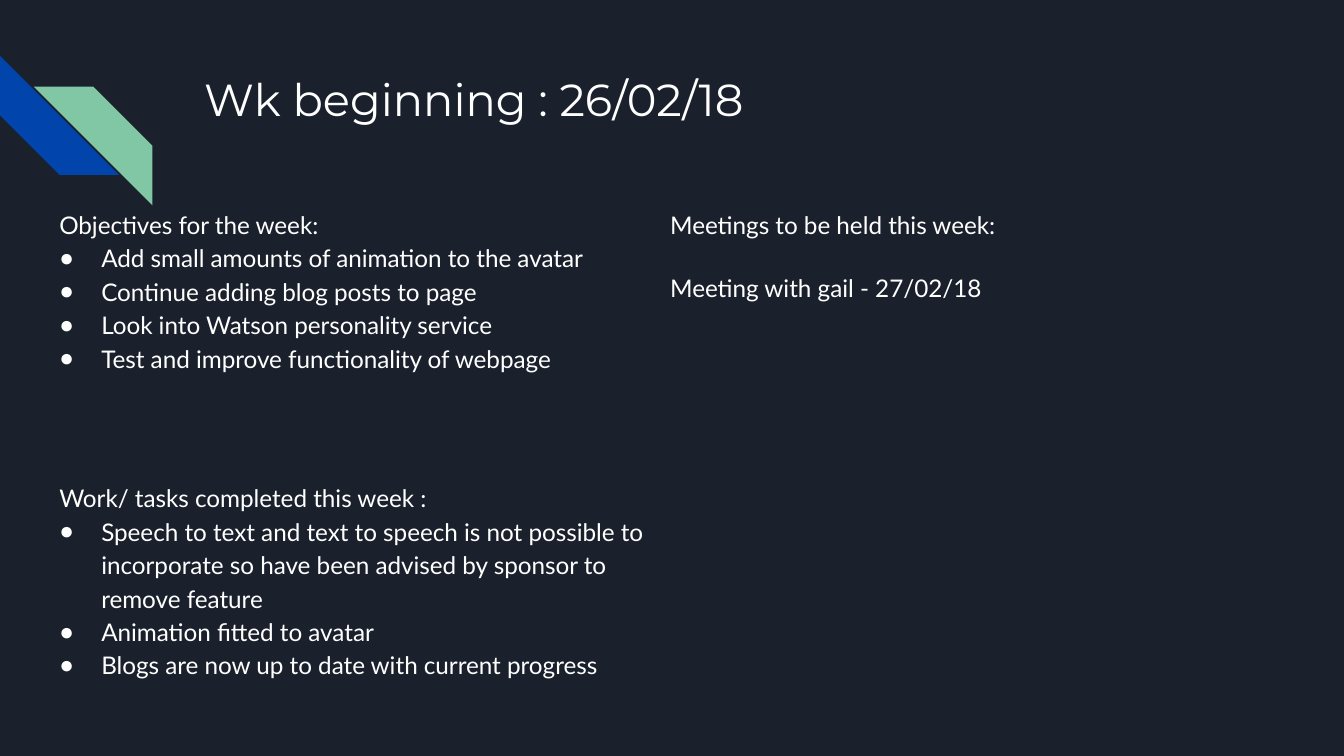
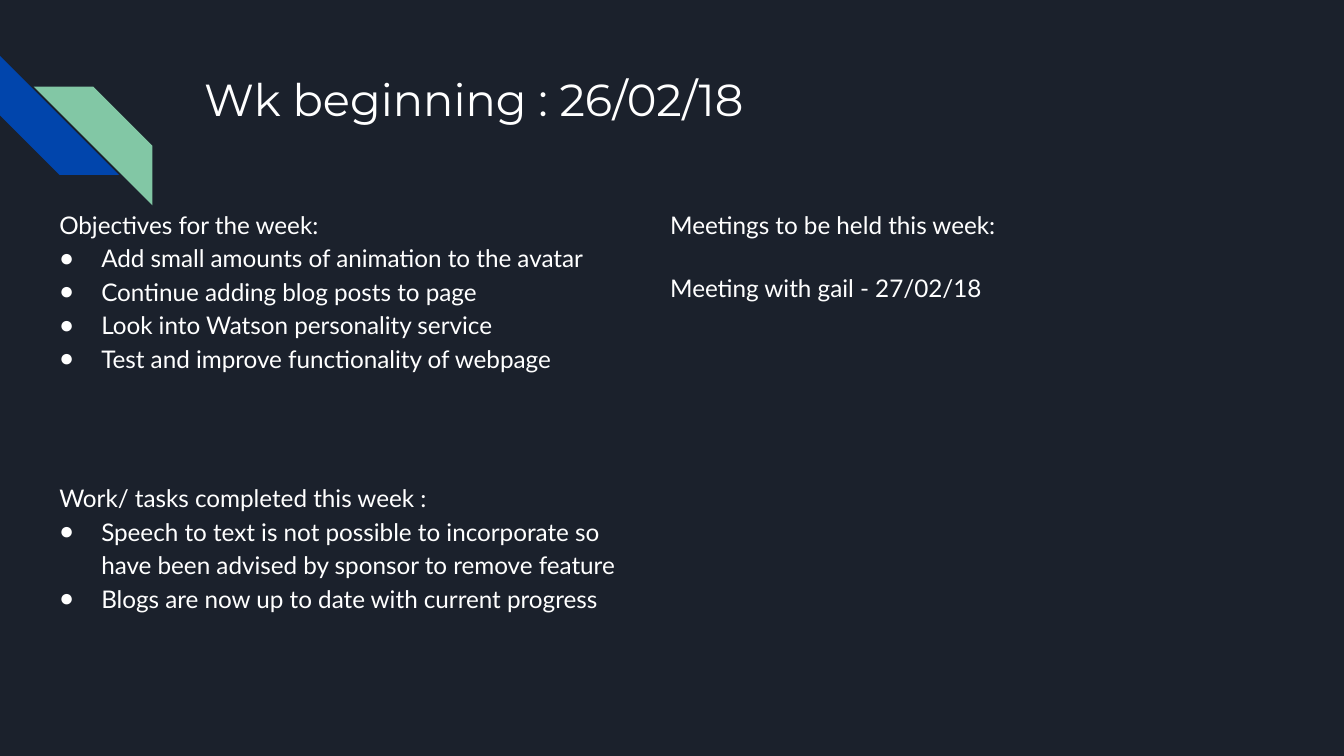
Before and after one commit to T-cherry/AI-Resume, a slide deck: slide 6 of Docs/Scrum management for Group Project.pptx. Drawn at 1344x756 pixels with LibreOffice and Linux fonts; fonts in the diff are those of the drawing. Boxes give left, top, right and bottom in pixels: in the first picture for what was removed or moved away, otherwise in the second. Text is boxed around its words. In the diff, an @@ line names an element or a change of style, - is before the commit and + after.

```diff
--- a/Docs/Scrum management for Group Project.pptx
+++ b/Docs/Scrum management for Group Project.pptx
@@ text at box(101, 523, 615, 578): text changed @@
-● Speech to text and text to speech is not possible to incorporate so have been advised by sponsor to remove feature
-● Animation fitted to avatar
+● Speech to text is not possible to incorporate so have been advised by sponsor to remove feature
```
Also in this commit, not shown: 1 other slide changed, 2 slides added, 2 other files.
